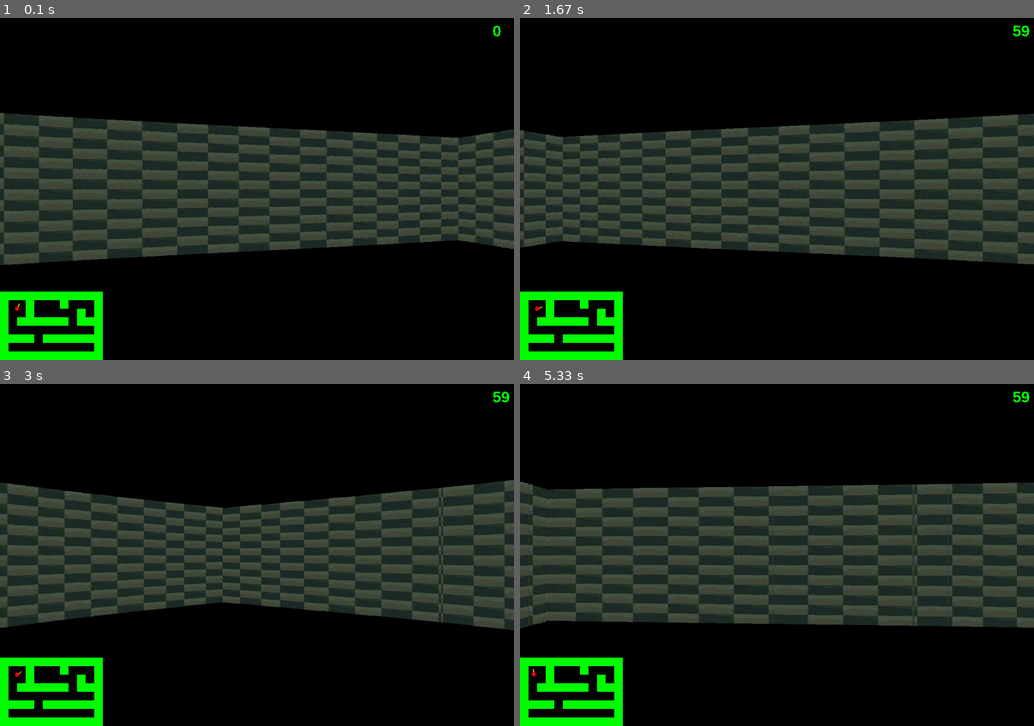
Above: before the commit, frames 1-4 (two rows, left to right).
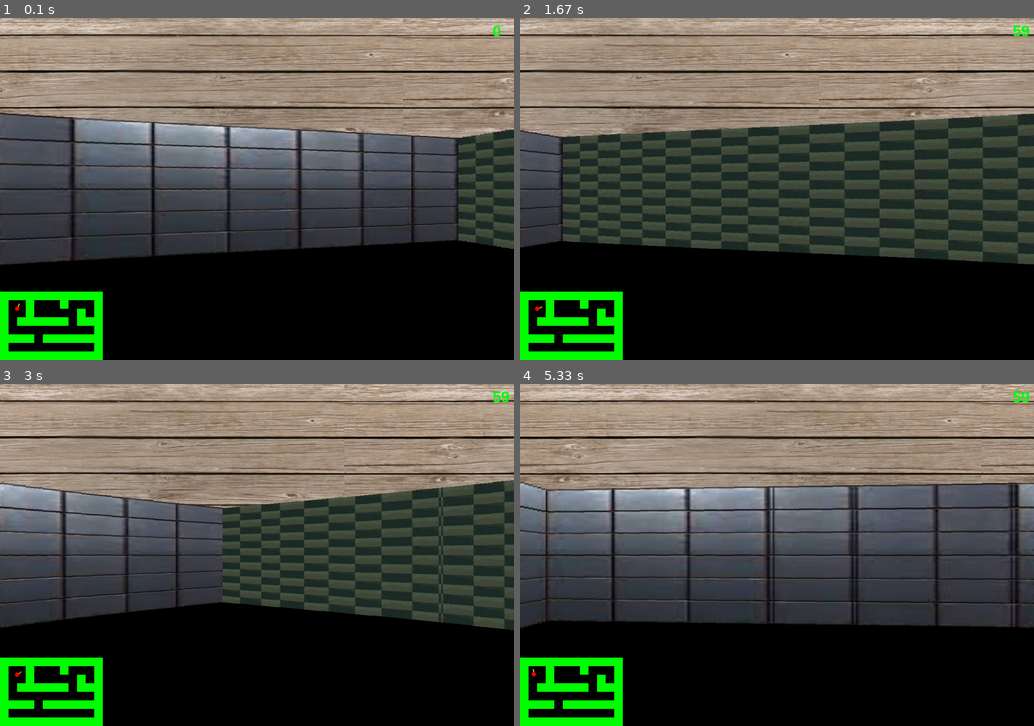
Above: after the commit, the same moments.

Repository: LorezV/pygame-evill-stuff
Game: pygame game, started from main.py
Two runs of this game, one before a commit and one after it. Both use one fixed random seed, a clock stepped at 60 frames per second and the inputs below.
Inputs (mouse positions are in pixels of both pictures, inside the frame that each line leads up to):
- Up to frame 1 (0.1 s): no input
- Up to frame 2 (1.67 s): hold Right 0.33-0.8 s; move the mouse to (756, 202) at 0.37 s; hold Right 0.83-1.3 s; move the mouse to (941, 178) at 0.87 s; hold Left from 1.33 s (still down); move the mouse to (653, 192) at 1.37 s
- Up to frame 3 (3 s): release Left at 1.87 s; hold Left 1.9-2.3 s; move the mouse to (97, 503) at 1.93 s; hold Right 2.33-2.97 s; move the mouse to (334, 435) at 2.37 s
- Up to frame 4 (5.33 s): hold Left 3-3.47 s; move the mouse to (838, 585) at 3.03 s; hold Right 3.5-3.97 s; move the mouse to (787, 438) at 3.53 s; hold Right 4-4.47 s; hold D 4-4.47 s; move the mouse to (591, 544) at 4.03 s; hold Left 4.5-5.03 s; hold A 4.5-5.03 s; move the mouse to (782, 589) at 4.53 s; hold Left from 5.07 s (still down); hold A from 5.07 s (still down); move the mouse to (761, 496) at 5.1 s

The runs differ from the first frame. In frame 1, 54% of the frame differs, in the area x 0-100%, y 0-73%; in frame 2, 33%; in frame 3, 42%; in frame 4, 57%, in the area x 0-100%, y 0-72%.

Commit message:
Add sprites, first enemy, fix problems.

Diff:
--- a/main.py
+++ b/main.py
@@ -2,6 +2,7 @@
 import sys
 from modules.Player import Player
 from modules.Settings import *
+from modules.Sprites import *
 from modules.Drawer import Drawer
 
 
@@ -14,6 +15,8 @@
 pygame.mouse.set_visible(False)
 screen = pygame.display.set_mode(SIZE)
 screen_minimap = pygame.Surface((WIDTH // MAP_SCALE, HEIGHT // MAP_SCALE))
+
+sprites = Sprites()
 clock = pygame.time.Clock()
 player = Player()
 drawer = Drawer(screen, screen_minimap)
@@ -23,8 +26,10 @@
     for event in pygame.event.get():
         if event.type == pygame.QUIT:
             terminate()
-
-    drawer.ray_casting(player.pos, player.ang)
+    drawer.background(player.ang)
+    walls = drawer.ray_casting(player, player.pos, player.ang)
+    drawer.world(walls + [obj.object_locate(player, walls) for obj in
+                          sprites.objects_list])
     drawer.fps(clock)
     drawer.mini_map(player)
     player.movement()
--- a/modules/Drawer.py
+++ b/modules/Drawer.py
@@ -8,7 +8,10 @@
         self.screen = screen
         self.screen_minimap = screen_minimap
         self.font = pygame.font.SysFont('arial', 36, bold=True)
-        self.texture = pygame.image.load('data/textures/hospital.png').convert()
+        self.textures = {
+            '2': pygame.image.load('data/textures/hospital.png').convert(),
+            '1': pygame.image.load('data/textures/floor.png').convert(),
+            't': pygame.image.load('data/textures/wood.png').convert()}
 
     def fps(self, clock):
         display_fps = str(int(clock.get_fps()))
@@ -31,7 +34,8 @@
     def mapping(self, a, b):
         return (a // TILE) * TILE, (b // TILE) * TILE
 
-    def ray_casting(self, player_pos, player_angle):
+    def ray_casting(self, player, player_pos, player_angle):
+        walls = []
         ox, oy = player_pos
         xm, ym = self.mapping(ox, oy)
         cur_angle = player_angle - HALF_FOV
@@ -45,7 +49,9 @@
             for i in range(0, WIDTH, TILE):
                 depth_v = (x - ox) / cos_a
                 yv = oy + depth_v * sin_a
-                if self.mapping(x + dx, yv) in world_map:
+                tile_v = self.mapping(x + dx, yv)
+                if tile_v in world_map:
+                    texture_v = world_map[tile_v]
                     break
                 x += dx * TILE
 
@@ -53,21 +59,40 @@
             for i in range(0, HEIGHT, TILE):
                 depth_h = (y - oy) / sin_a
                 xh = ox + depth_h * cos_a
-                if self.mapping(xh, y + dy) in world_map:
+                tile_h = self.mapping(xh, y + dy)
+                if tile_h in world_map:
+                    texture_h = world_map[tile_h]
                     break
                 y += dy * TILE
 
-            depth, offset = (depth_v, yv) if depth_v < depth_h else (
-                depth_h, xh)
+            depth, offset, texture = (
+                depth_v, yv, texture_v) if depth_v < depth_h else (
+                depth_h, xh, texture_h)
             offset = int(offset) % TILE
-            depth *= math.cos(player_angle - cur_angle)
+            depth *= math.cos(player.ang - cur_angle)
             depth = max(depth, 0.0000001)
             proj_height = min(int(PROJ_COEFF / depth), 2 * HEIGHT)
-            wall_column = self.texture.subsurface(offset * TEXTURE_SCALE, 0,
-                                                  TEXTURE_SCALE,
-                                                  TEXTURE_HEIGHT)
+            wall_column = self.textures[texture].subsurface(
+                offset * TEXTURE_SCALE, 0,
+                TEXTURE_SCALE,
+                TEXTURE_HEIGHT)
             wall_column = pygame.transform.scale(wall_column,
                                                  (SCALE, proj_height))
-            self.screen.blit(wall_column,
-                          (ray * SCALE, HALF_HEIGHT - proj_height // 2))
+            walls_pos = (ray * SCALE, HALF_HEIGHT - proj_height // 2)
+            walls.append((depth, wall_column, walls_pos))
             cur_angle += DELTA_ANGLE
+        return walls
+
+    def background(self, angle):
+        top_offset = -5 * math.degrees(angle) % WIDTH
+        self.screen.blit(self.textures['t'], (top_offset, 0))
+        self.screen.blit(self.textures['t'], (top_offset - WIDTH, 0))
+        self.screen.blit(self.textures['t'], (top_offset + WIDTH, 0))
+        pygame.draw.rect(self.screen, BLACK,
+                         (0, HALF_HEIGHT, WIDTH, HALF_HEIGHT))
+
+    def world(self, world_objects):
+        for obj in sorted(world_objects, key=lambda x: x[0], reverse=True):
+            if obj[0]:
+                _, objec, objec_pos = obj
+                self.screen.blit(objec, objec_pos)
--- a/modules/Settings.py
+++ b/modules/Settings.py
@@ -27,6 +27,8 @@
 SENSITIVITY = 0.002
 DOUBLE_PI = math.pi * 2
 
+# sprites
+CENTER_RAY = NUM_RAYS // 2 - 1
 # textures
 TEXTURE_WIDTH = 1200
 TEXTURE_HEIGHT = 1200
--- /dev/null
+++ b/modules/Sprites.py
@@ -0,0 +1,67 @@
+import pygame
+from modules.Settings import *
+
+
+class Sprites:
+    def __init__(self):
+        self.sprite_types = {
+            'slender': [pygame.image.load(
+                f'data/sprites/slender/{i}.png').convert_alpha() for i in
+                        range(1, 9)]
+        }
+        self.objects_list = [
+            SpriteObject(self.sprite_types['slender'], False, (8.7, 4), 0,
+                         1)
+        ]
+
+
+class SpriteObject:
+    def __init__(self, object, static, pos, shift, scale):
+        self.object = object
+        self.static = static
+        self.pos = self.x, self.y = pos[0] * TILE, pos[1] * TILE
+        self.shift = shift
+        self.scale = scale
+        if not static:
+            self.sprite_angles = [frozenset(range(i, i + 45)) for i in
+                                  range(0, 360, 45)]
+            self.sprite_positions = {angle: pos for angle, pos in
+                                     zip(self.sprite_angles, self.object)}
+
+    def object_locate(self, player, walls):
+        dx, dy = self.x - player.x, self.y - player.y
+        distance = math.sqrt(dx ** 2 + dy ** 2)
+
+        theta = math.atan2(dy, dx)
+        gamma = theta - player.ang
+        if dx > 0 and 180 <= math.degrees(player.ang) <= 360 or \
+                dx < 0 and dy < 0:
+            gamma += DOUBLE_PI
+
+        delta_rays = int(gamma / DELTA_ANGLE)
+        current_ray = CENTER_RAY + delta_rays
+        distance *= math.cos(HALF_FOV - current_ray * DELTA_ANGLE)
+
+        if 0 <= current_ray <= NUM_RAYS - 1 and \
+                distance < walls[current_ray][0]:
+            proj_height = int(PROJ_COEFF / distance * self.scale)
+            half_proj_height = proj_height // 2
+            shift = half_proj_height * self.shift
+
+            if not self.static:
+                if theta < 0:
+                    theta += DOUBLE_PI
+                theta = 360 - int(math.degrees(theta))
+
+                for angles in self.sprite_angles:
+                    if theta in angles:
+                        self.object = self.sprite_positions[angles]
+                        break
+
+            sprite_pos = (current_ray * SCALE - half_proj_height,
+                          HALF_HEIGHT - half_proj_height + shift)
+            sprite = pygame.transform.scale(self.object,
+                                            (proj_height, proj_height))
+            return (distance, sprite, sprite_pos)
+        else:
+            return False,
--- a/modules/World.py
+++ b/modules/World.py
@@ -1,21 +1,23 @@
 from modules.Settings import *
 
 text_map = [
-    '############',
-    '#..#...#...#',
-    '#..#.....#.#',
-    '#.######.###',
-    '#..........#',
-    '####.#######',
-    '#..........#',
-    '############'
+    '111111111111',
+    '1..2...2...1',
+    '1..2.....2.1',
+    '1.222222.221',
+    '1..........1',
+    '1222.2222221',
+    '1..........1',
+    '111111111111',
 ]
 
-world_map = set()
+world_map = {}
 mini_map = set()
-
 for j, row in enumerate(text_map):
     for i, char in enumerate(row):
-        if char == '#':
-            world_map.add((i * TILE, j * TILE))
+        if char != '.':
             mini_map.add((i * MAP_TILE, j * MAP_TILE))
+            if char == '1':
+                world_map[(i * TILE, j * TILE)] = '1'
+            elif char == '2':
+                world_map[(i * TILE, j * TILE)] = '2'
Binary file added: data/sprites/slender/1.png
Binary file added: data/sprites/slender/2.png
Binary file added: data/sprites/slender/3.png
Binary file added: data/sprites/slender/4.png
Binary file added: data/sprites/slender/5.png
Binary file added: data/sprites/slender/6.png
Binary file added: data/sprites/slender/7.png
Binary file added: data/sprites/slender/8.png
Binary file added: data/sprites/slender/slender_man_PNG48.png
Binary file added: data/textures/floor.png
Binary file added: data/textures/wood.png
